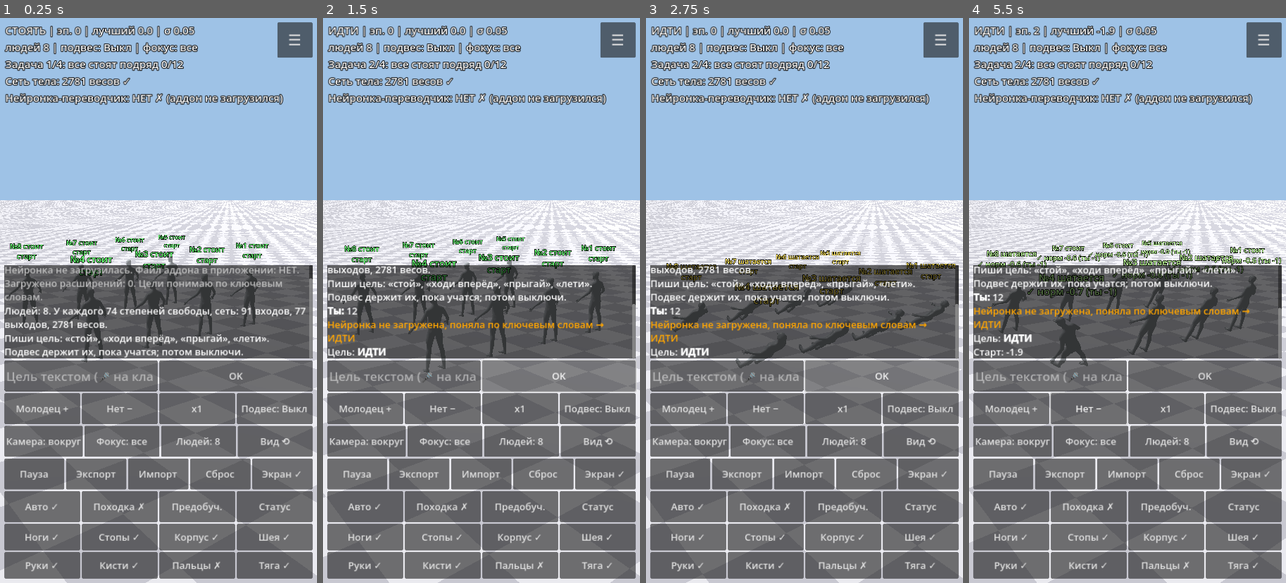
Above: before the commit, frames 1-4 (left to right).
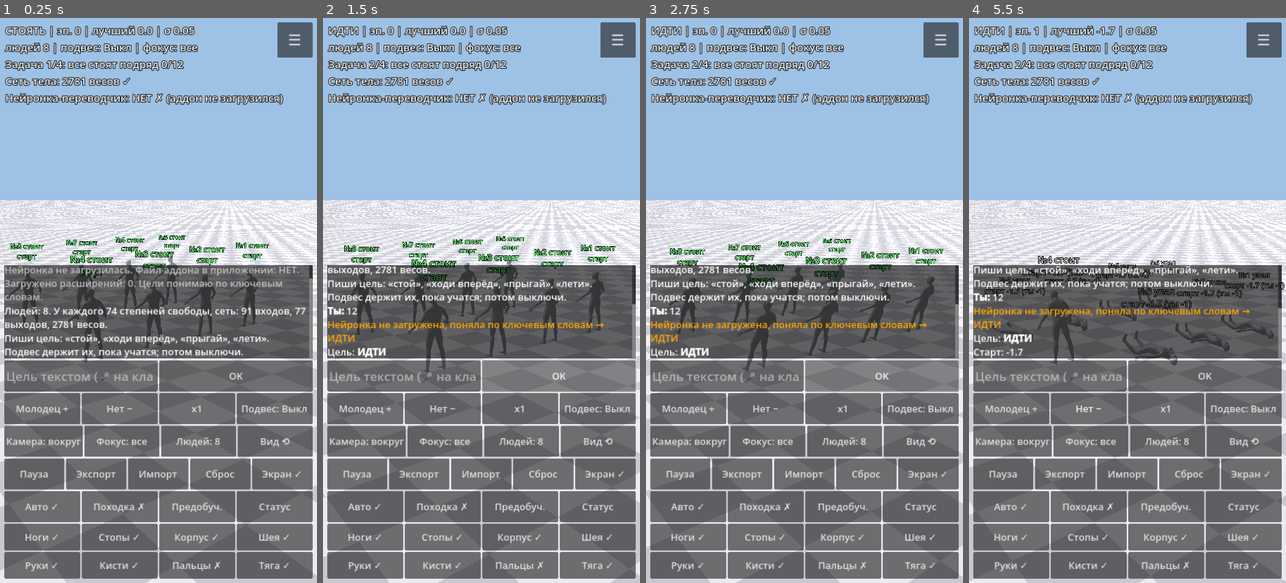
Above: after the commit, the same moments.

Repository: dmitriy2403iskan-star/Testung
Game: Godot game, scene res://sim.tscn
Two runs of this game, one before a commit and one after it. Both use one fixed random seed, a clock stepped at 60 frames per second and the inputs below.
Inputs (mouse positions are in pixels of both pictures, inside the frame that each line leads up to):
- Up to frame 1 (0.25 s): no input
- Up to frame 2 (1.5 s): click (405, 373) at 0.52 s; type "12" at 0.6 s; click "OK" at 1.25 s
- Up to frame 3 (2.75 s): click "OK" at 2 s
- Up to frame 4 (5.5 s): move the mouse to (1197, 272) at 2.77 s; hold D 2.78-3.5 s; hold E 2.78-3.5 s; click (1197, 272) at 2.92 s; drag from (1064, 328) to (1111, 413) at 3.52 s; move the mouse to (1159, 176) at 4.27 s; hold D 4.28-5 s; hold E 4.28-5 s; drag from (1111, 413) to (1032, 215) at 5.02 s

The runs differ from the first frame. In frame 1, 0.5% of the frame differs, in the area x 0-100%, y 32-100%; in frame 2, 1.0%; in frame 3, 9.4%; in frame 4, 12%, in the area x 0-100%, y 1-100%.

Commit message:
Тяга только для цели ЛЕТАТЬ (нейросеть читерила: «ходила» полётом на 75 м)
Co-Authored-By: Claude Sonnet 5.5 <noreply@anthropic.com>
Claude-Session: https://claude.ai/code/session_01Aur1z4pZbLjkyUEA4YEwcp

Diff:
--- a/sim.gd
+++ b/sim.gd
@@ -154,7 +154,7 @@
     for i in n_dof:
         act.append(groups[agents[0].d_g[i]])
     for k in 3:
-        act.append(groups["thrust"])
+        act.append(groups["thrust"] and goal == "fly")   # тяга только для полёта: иначе нейросеть "ходит" полётом
 
 # ---------- мир ----------
 func _build_world() -> void:
@@ -374,6 +374,7 @@
 func _set_goal(g: String, inherit := false) -> void:
     _store()
     goal = g
+    _refresh_active()
     var ok := false
     if skills.has(g):
         var sw := PackedFloat32Array(skills[g].get("w", []))
Not shown, changed: train/cancel.txt
Not shown, changed: train/cleanup.txt
